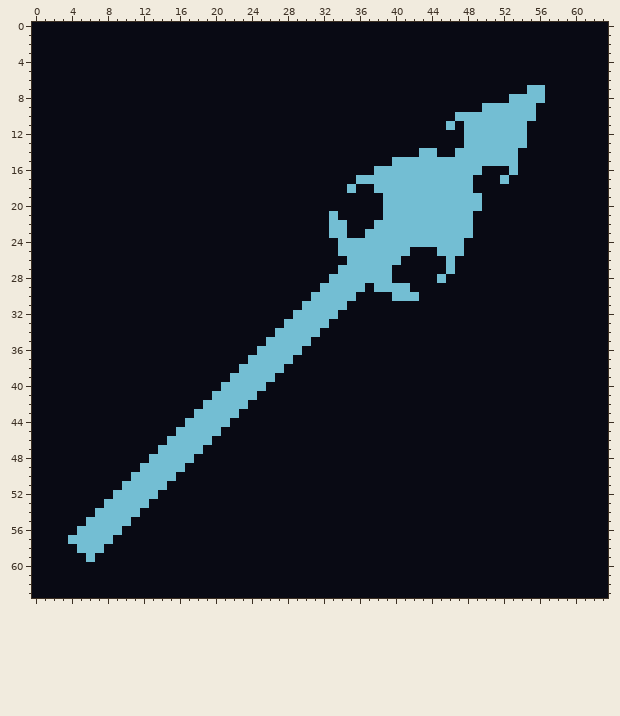
Pixel-art sprite, stored at assets/spearman_icon.png. The first picture shows the starting point.
The file is 64x64 pixels. Colours within 5 levels of each other are drawn and written as one.
The same view after the edit:
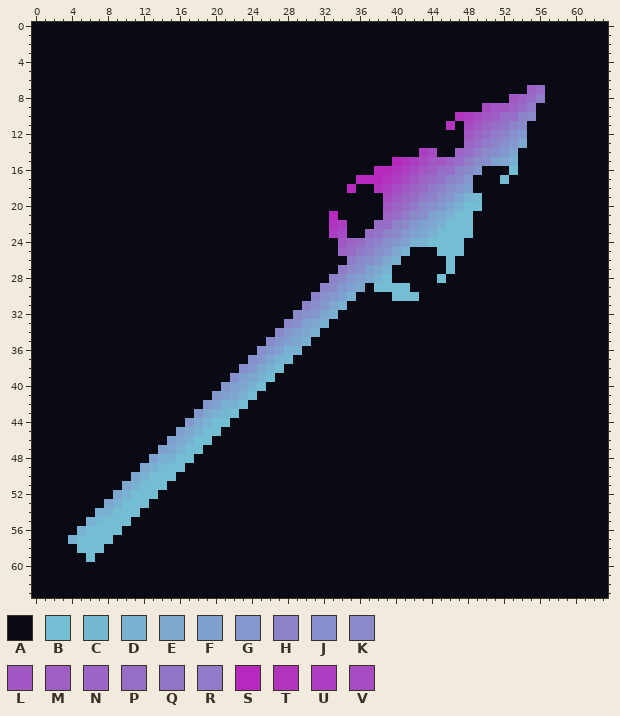
Palette (. is transparent): A #090a14  B #73bed3  C #75b8d2  D #78b1d1  E #7da7cf  F #7fa1cf  G #8398cd  H #8d83ca  J #8790cc  K #8a8acb  L #a157c4  M #9e5ec5  N #9b64c6  P #976ec7  Q #9375c8  R #907cc9  S #b728be  T #b134bf  U #ac3ec1  V #a74bc2
Difference:
Changed rows in their new state; - is an unchanged pixel.
first column x 4:
 7 ---------------------------------------------------NP
 8 -------------------------------------------------LNPR
 9 ----------------------------------------------VLLNPR-
10 -------------------------------------------TUVLMPPHK-
11 ------------------------------------------T-VLNPQHK--
12 --------------------------------------------LNPRHJG--
13 --------------------------------------------NPRHJGE--
14 ---------------------------------------UV--NPRKJGE---
15 ------------------------------------STUVLLNPRKJFED---
16 ----------------------------------SSTUVLMPPHKG-------
17 --------------------------------SSSTUVLNPQHKG--------
18 -------------------------------S--TUVLNPRHJGF--------
19 -----------------------------------VLNPRHJGEDC-------
20 -----------------------------------LNPRKJGED---------
21 -----------------------------S-----NPRKJFED----------
22 -----------------------------TU---PPHKGFED-----------
23 -----------------------------UV--PQHKGFED------------
24 ------------------------------LNPRHJGFDD-------------
25 ------------------------------NPRHJGED---------------
26 -------------------------------RKJGED----------------
27 ------------------------------RKJFED-----------------
28 -----------------------------HKGFED------------------
29 ----------------------------HKGFE--------------------
30 ---------------------------HJGFD---------------------
31 --------------------------HJGED----------------------
32 -------------------------KJGED-----------------------
33 ------------------------KJFED------------------------
34 -----------------------KGFED-------------------------
35 ----------------------KGFED--------------------------
36 ---------------------JGFDD---------------------------
37 --------------------JGEDC----------------------------
38 -------------------JGED------------------------------
39 ------------------JFED-------------------------------
40 -----------------GFED--------------------------------
41 ----------------GFED---------------------------------
42 ---------------GFDD----------------------------------
43 --------------GEDC-----------------------------------
44 -------------GED-------------------------------------
45 ------------FED--------------------------------------
46 -----------FED---------------------------------------
47 ----------FED----------------------------------------
48 ---------FDD-----------------------------------------
49 --------EDC------------------------------------------
50 -------ED--------------------------------------------
51 ------ED---------------------------------------------
52 -----ED----------------------------------------------
53 ----ED-----------------------------------------------
54 ---DD------------------------------------------------
55 --DC-------------------------------------------------
56 -D---------------------------------------------------
57 D----------------------------------------------------
Boxes around the changes in both pictures, in picture pixels (x1, y1, x2, y2):
changed: (68, 85, 545, 544)
